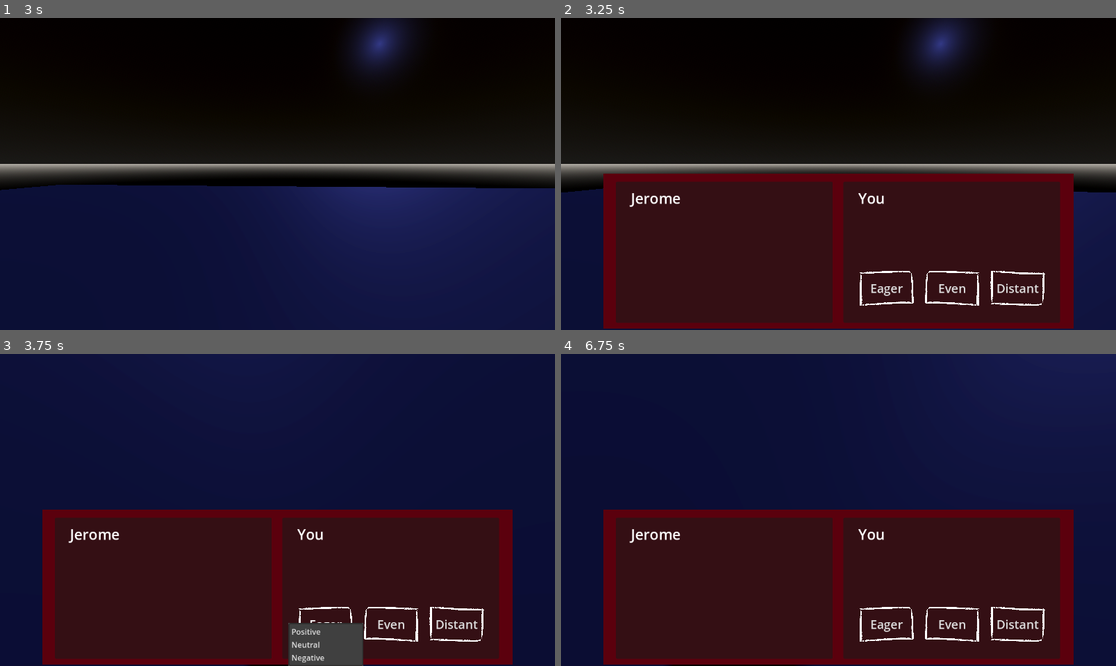
Above: before the commit, frames 1-4 (two rows, left to right).
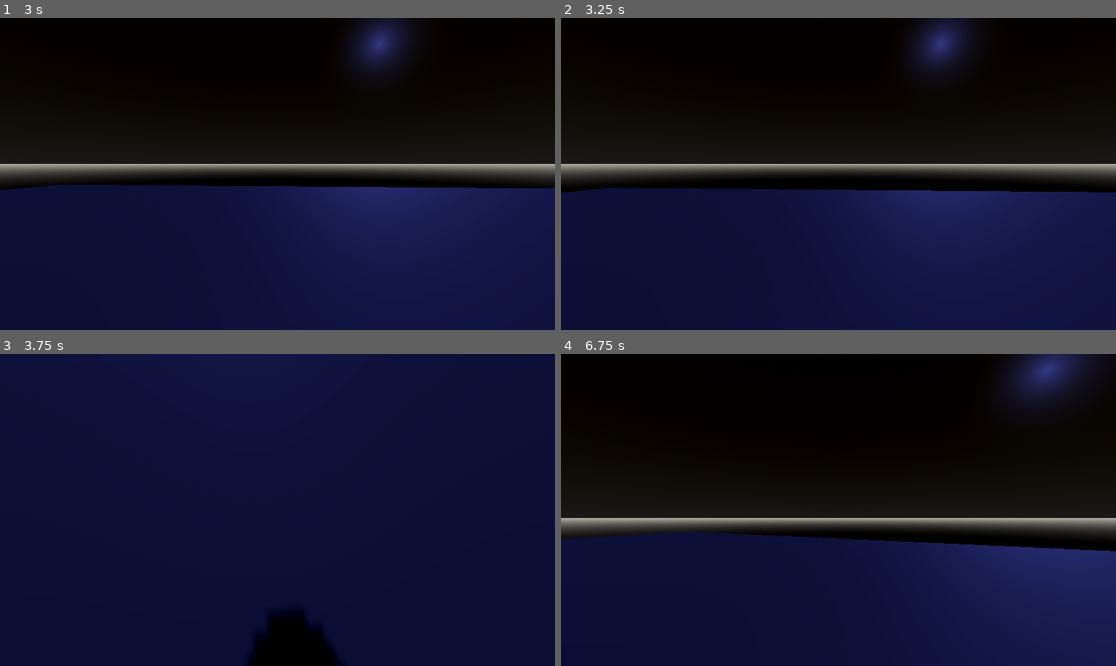
Above: after the commit, the same moments.

Repository: HyperGameDev/You-Are-A-Friend
Game: Godot game, scene res://main_scene.tscn
The game is run twice, just before and just after one commit, with the same random seed, the same clock (stepped at 60 frames per second) and the same inputs.
Inputs (mouse positions are in pixels of both pictures, inside the frame that each line leads up to):
- Up to frame 1 (3 s): tap Enter (ui_accept) at 0.5, 0.77, 1.52, 2.75 s; move the mouse to (305, 174) at 0.52 s; hold Up (forward) from 0.53 s (still down); click (305, 174) at 0.6 s; tap E (activate) at 0.8, 1.35 s; move the mouse to (249, 174) at 1.27 s; tap Q (deactivate, bound only after the commit) at 1.55, 2.1 s; move the mouse to (288, 167) at 2.02 s; click (288, 167) at 2.3 s; move the mouse to (271, 180) at 2.77 s; click (271, 180) at 2.85 s
- Up to frame 2 (3.25 s): keep holding Up (forward); tap Enter (ui_accept) at 3.02 s; tap E (activate) at 3.05 s
- Up to frame 3 (3.75 s): release Up (forward) at 3.5 s; click (327, 625) at 3.5 s, where only the run before the commit has a clickable "Eager"
- Up to frame 4 (6.75 s): click (955, 625) at 4.25 s, where only the run before the commit has a clickable "Even"; click (1016, 625) at 5 s, where only the run before the commit has a clickable "Distant"; tap Enter (ui_accept) at 5.75, 6.02 s; move the mouse to (877, 513) at 5.77 s; hold Up (forward) from 5.78 s (still down); tap E (activate) at 5.85 s; tap Q (deactivate, bound only after the commit) at 6.05, 6.6 s; move the mouse to (794, 506) at 6.52 s

Frame 1 is identical in both runs. In frame 2, 42% of the frame differs, in the area x 7-93%, y 49-100%; in frame 3, 42%; in frame 4, 94%, in the area x 0-100%, y 0-100%.

Commit message:
Raycast dialogue trigger set up
Player can approach friends and press "Activate" to chat. Walking away closes the dialogue box. Pressing "Deactivate" closes the dialogue box. Scripts updated on the friend

Diff:
--- a/friend.gd
+++ b/friend.gd
@@ -4,8 +4,6 @@
 
 var convo_state = 0
 var friend_nearby = false
-var dialogue_hover = true
-var dialogue_close_hover = false
 
 # Called when the node enters the scene tree for the first time.
 func _ready():
@@ -14,40 +12,19 @@
 
 # Called every frame. 'delta' is the elapsed time since the previous frame.
 func _process(delta):
-	if Input.is_action_just_released("activate") and friend_nearby == true:
+	if Input.is_action_just_pressed("activate") and friend_nearby == true:
 		$"Dialogue".visible = true
-		input_ray_pickable = false
 		convo_state = 1
 
-	if $"Dialogue".visible:
-		await get_tree().create_timer(0.1).timeout
-		if Input.is_action_just_released("Mouse") and dialogue_close_hover == true:
-			$"Dialogue".visible = false
-			dialogue_close_hover = false
-			convo_state = 0
-			input_ray_pickable = true
+	if Input.is_action_just_pressed("deactivate") and $"Dialogue".visible == true:
+		$"Dialogue".visible = false
+		convo_state = 0
+	_dialogue_exiter(delta)
+	_raycast_checker(delta)
 
-func _on_mouse_entered():
-	if convo_state == 0:
-		friend_nearby = true
-
-func _on_mouse_exited():
+func _raycast_checker(delta):
 	friend_nearby = false
 
-func _on_close_panel_top_mouse_entered():
-	dialogue_close_hover = true
-
-func _on_close_panel_l_mouse_entered():
-	dialogue_close_hover = true
-
-func _on_close_panel_r_mouse_entered():
-	dialogue_close_hover = true
-
-func _on_close_panel_top_mouse_exited():
-	dialogue_close_hover = false
-
-func _on_close_panel_l_mouse_exited():
-	dialogue_close_hover = false
-
-func _on_close_panel_r_mouse_exited():
-	dialogue_close_hover = false
+func _dialogue_exiter(delta):
+	if friend_nearby == false:
+		$"Dialogue".visible = false
--- a/project.godot
+++ b/project.godot
@@ -81,3 +81,9 @@
 , Object(InputEventJoypadButton,"resource_local_to_scene":false,"resource_name":"","device":-1,"button_index":0,"pressure":0.0,"pressed":true,"script":null)
 ]
 }
+deactivate={
+"deadzone": 0.5,
+"events": [Object(InputEventKey,"resource_local_to_scene":false,"resource_name":"","device":-1,"window_id":0,"alt_pressed":false,"shift_pressed":false,"ctrl_pressed":false,"meta_pressed":false,"pressed":false,"keycode":0,"physical_keycode":81,"key_label":0,"unicode":113,"echo":false,"script":null)
+, Object(InputEventJoypadButton,"resource_local_to_scene":false,"resource_name":"","device":-1,"button_index":1,"pressure":0.0,"pressed":true,"script":null)
+]
+}
